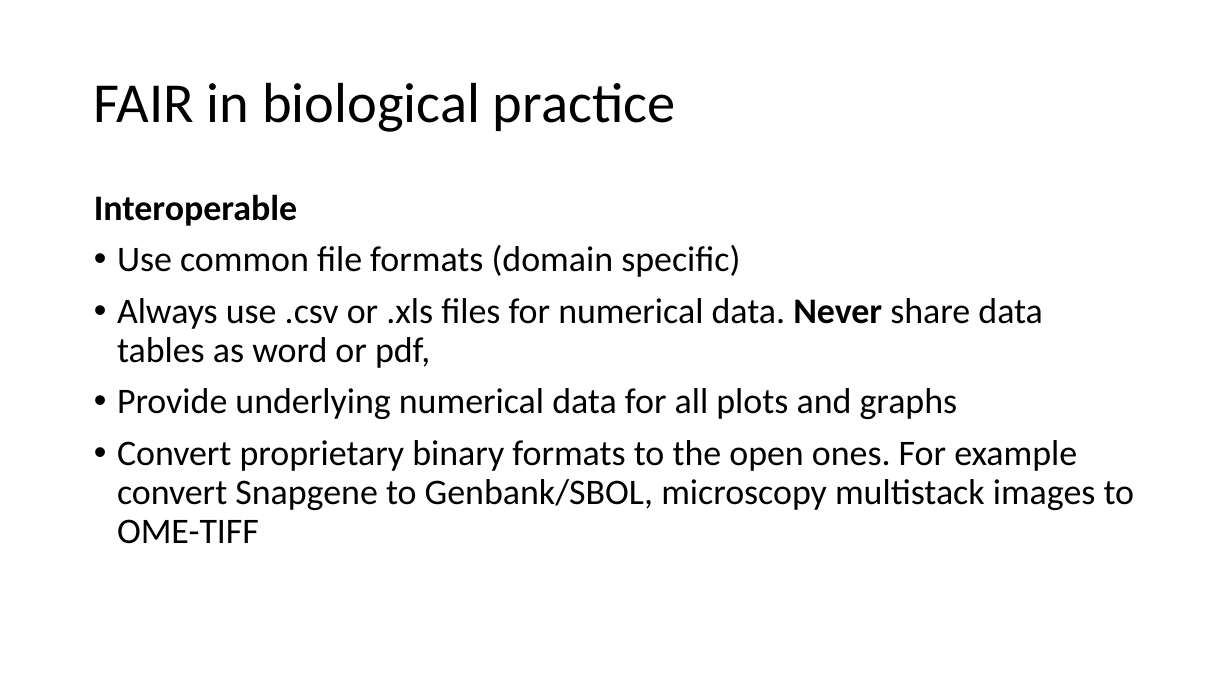
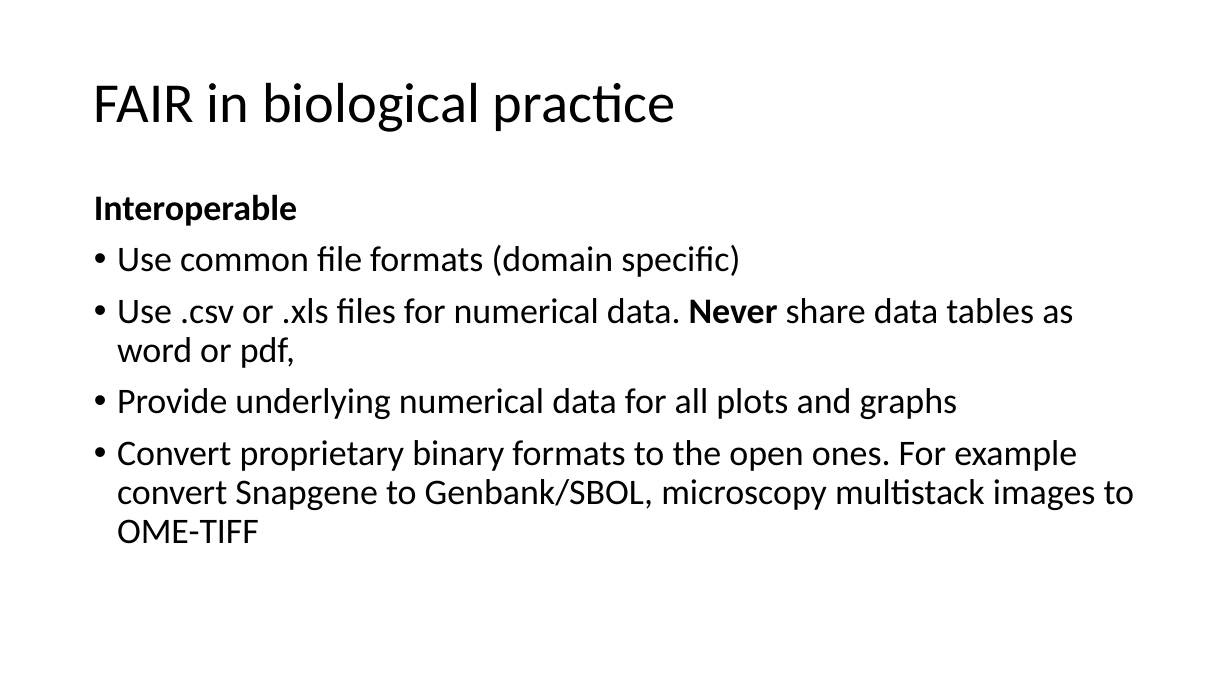
Before and after one commit to tobyhodges/solid-waddle, a slide deck: slide 12 of instructors/Being_FAIR_Episode.pptx. Drawn at 1232x693 pixels with LibreOffice and Linux fonts; fonts in the diff are those of the drawing. Boxes give left, top, right and bottom in pixels: in the first picture for what was removed or moved away, otherwise in the second. Text is boxed around its words. In the diff, an @@ line names an element or a change of style, - is before the commit and + after.

Commit message:
FAIR try

```diff
--- a/instructors/Being_FAIR_Episode.pptx
+++ b/instructors/Being_FAIR_Episode.pptx
@@ text at (117,298,1073,368): text changed @@
-• Always use .csv or .xls files for numerical data. Never share data tables as word or pdf,
+• Use .csv or .xls files for numerical data. Never share data tables as word or pdf,
```
Also in this commit, not shown: 3 other slides changed, 2 other files.
